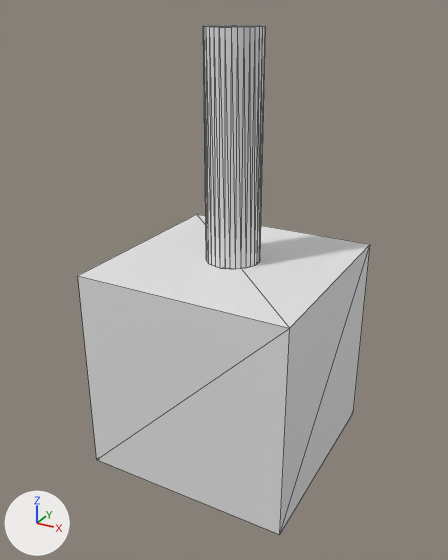
Before and after pictures for a commit that changed the glTF model assets/models/Turret.glb.
Both versions are drawn from a 50 mm lens placed at (2.51, -4.74, 3.14), pointed at (0.07, -0.3, 0.92). Every picture has the same lights, and +X, +Y and +Z are marked at lower left. Mesh edges are drawn as thin lines. Where no turn or scale is listed for an object, it has been applied to the vertices. Vertices at the same position are counted once.

Names of what the first picture shows: 'B', 'T'.
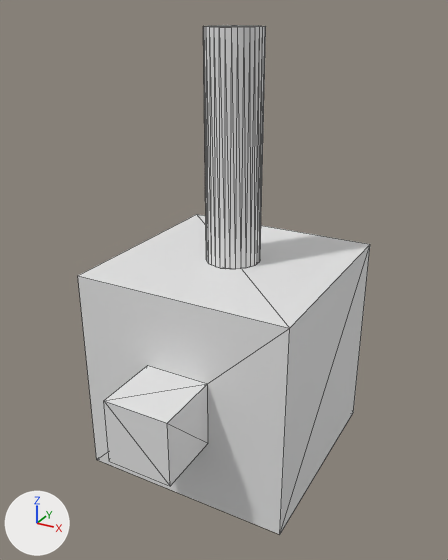
Where the change shows, as pixel boxes [x1, y1, x2, y2] in the pictures (448 x 560 px):
part 1 of me_t, added: after [104, 366, 208, 486]

The change, as a diff of the scene's bpy script:
```diff
--- a/assets/models/Turret.glb.py
+++ b/assets/models/Turret.glb.py
@@ me_t @@
 # used by ob_t; location = (0.0, 0.0, 0.0)
-me_t.from_pydata(...)  # 8 vertices, 12 faces; spans x -1.0..1.0, y -1.0..1.0, z -1.0..1.0
+me_t.from_pydata(...)  # 16 vertices, 22 faces; spans x -1.0..1.0, y -1.6..1.0, z -1.0..1.0
+# me_t part 1
+# 8 vertices are added at x -0.3..0.3, y -1.6..-1.0, z -0.3..0.3
+# 10 new faces join them
 me_t.materials.append(mat_material)
```
